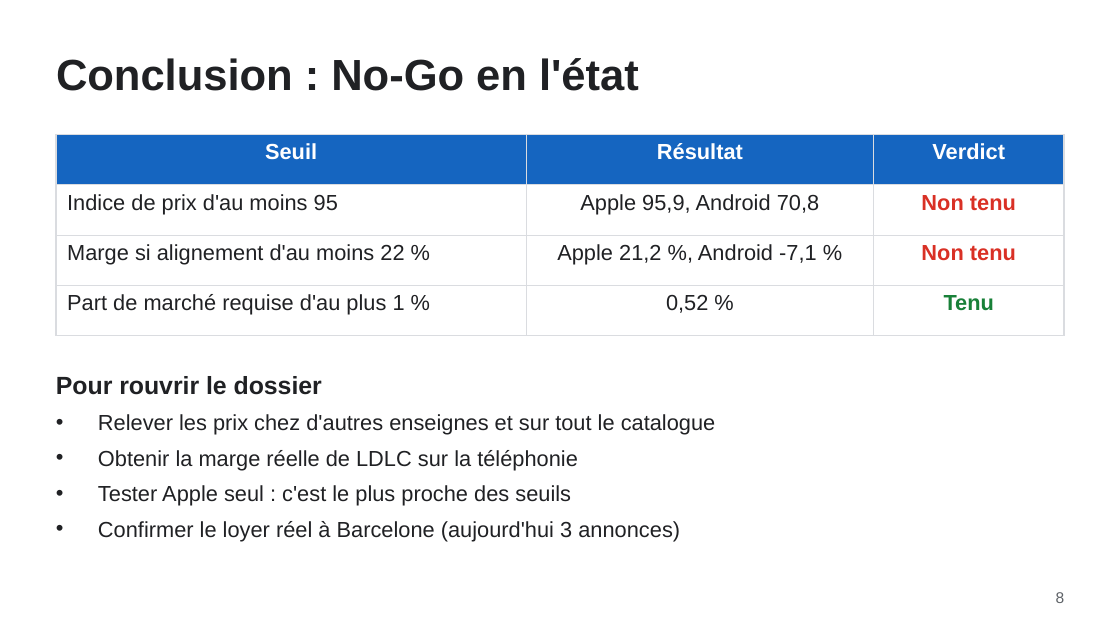
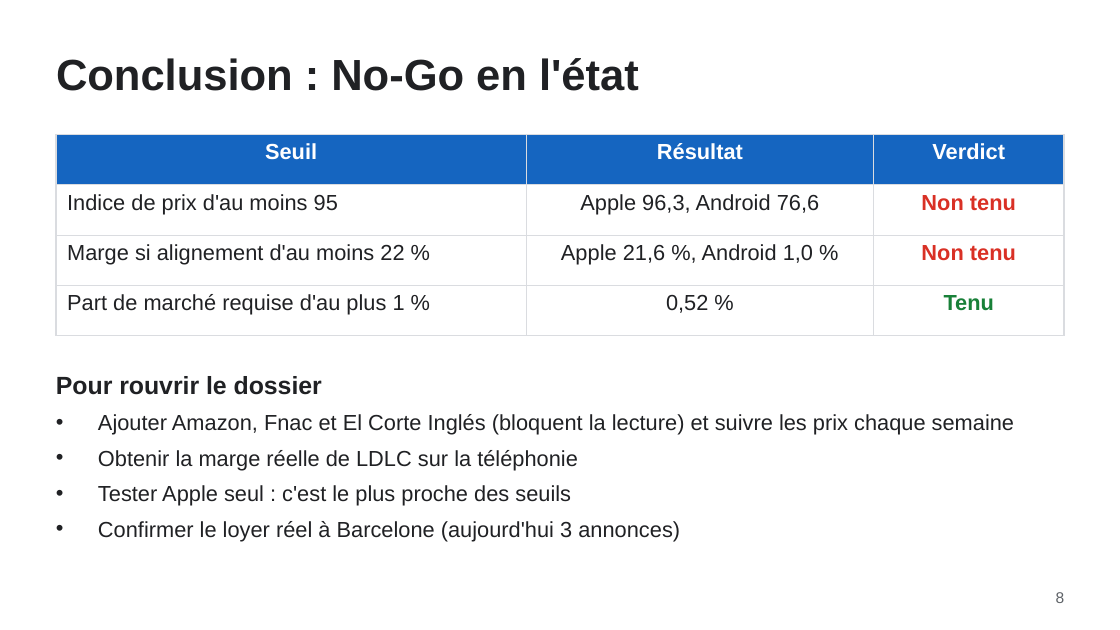
Before and after one commit to Chab-algo/LDLC-data, a slide deck: slide 8 of slides/LDLC_Espagne_Comex.pptx. Drawn at 1120x630 pixels with LibreOffice and Linux fonts; fonts in the diff are those of the drawing. Boxes give left, top, right and bottom in pixels: in the first picture for what was removed or moved away, otherwise in the second. Text is boxed around its words. In the diff, an @@ line names an element or a change of style, - is before the commit and + after.

Commit message:
Prix de MediaMarkt et PcComponentes (13/11), URL des 11 modèles, indice sur la moyenne des concurrents, estimations étiquetées

```diff
--- a/slides/LDLC_Espagne_Comex.pptx
+++ b/slides/LDLC_Espagne_Comex.pptx
@@ table at (56,134,1064,319) @@
-row 2, column 2: Apple 95,9, Android 70,8
+row 2, column 2: Apple 96,3, Android 76,6
-row 3, column 2: Apple 21,2 %, Android -7,1 %
+row 3, column 2: Apple 21,6 %, Android 1,0 %
@@ text at (98,414,1014,435): text changed @@
-• Relever les prix chez d'autres enseignes et sur tout le catalogue
+• Ajouter Amazon, Fnac et El Corte Inglés (bloquent la lecture) et suivre les prix chaque semaine
```
Also in this commit, not shown: 2 other slides changed, 16 other files.
